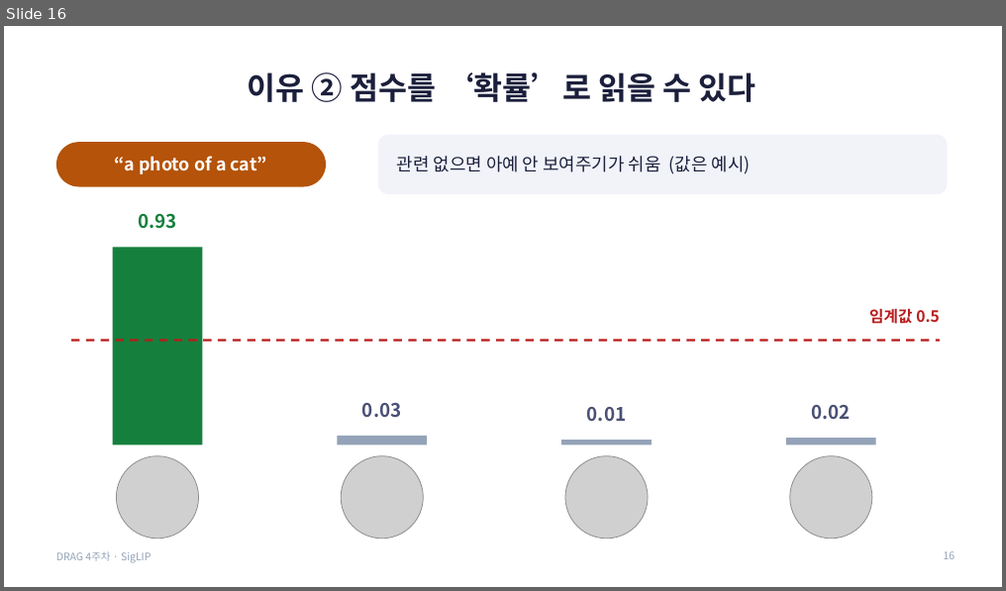
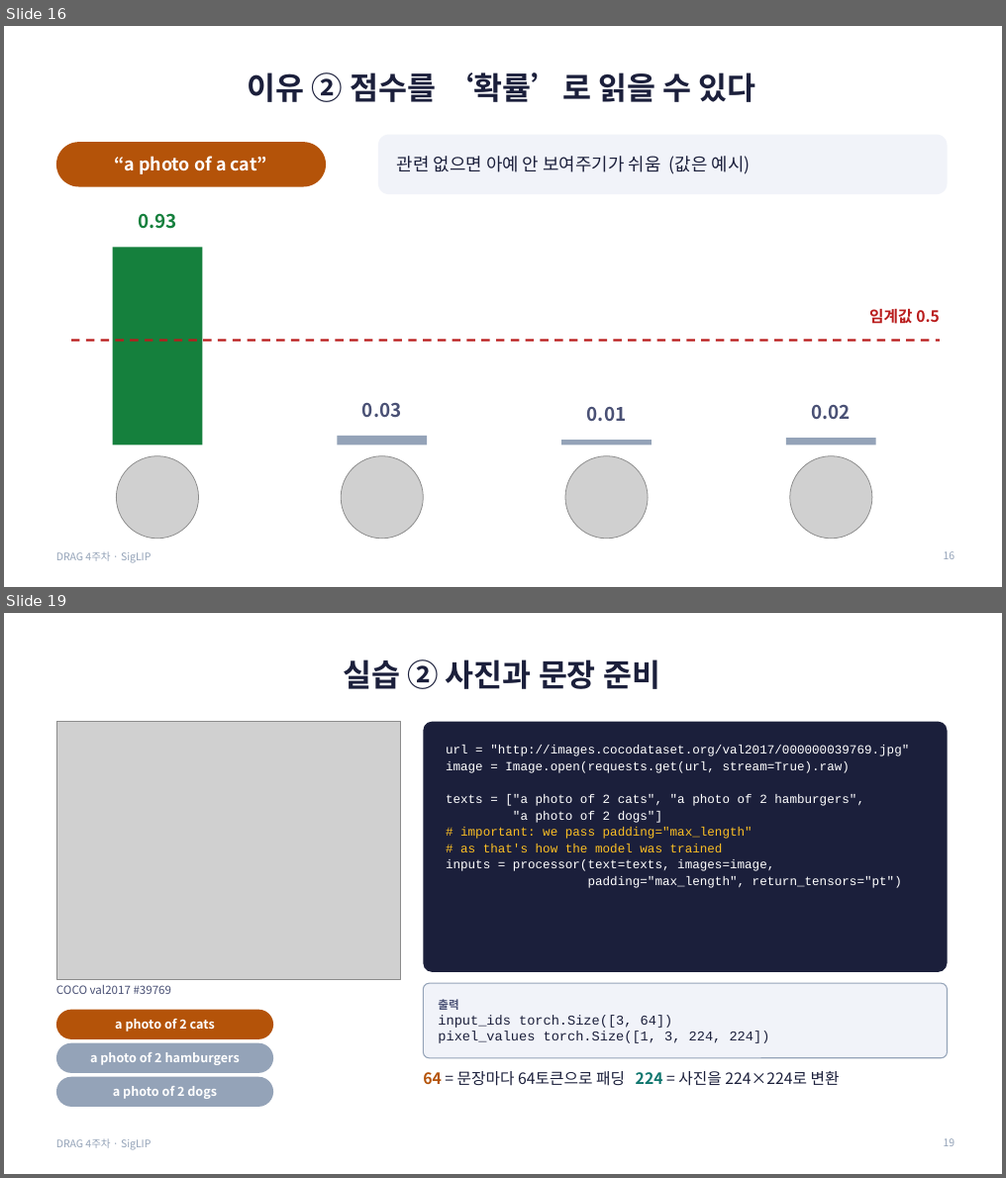
Before and after one commit to gaeun-k/DRAG, a slide deck: week4-siglip/김가은/SigLIP_4주차_발표.pptx. Shown one above the other, each under a label of ours: slide 16 before the commit, slides 16 and 19 after it; the slides between them are not shown. The pictures are 1006x591 and 1006x1178 pixels, drawn with LibreOffice and Linux fonts; fonts in the diff are those of the drawing; grey boxes stand for pictures. Boxes give left, top, right and bottom in pixels: in the first picture for what was removed or moved away, otherwise in the second. Text is boxed around its words. In the diff, an @@ line names an element or a change of style, - is before the commit and + after.

```diff
--- a/week4-siglip/김가은/SigLIP_4주차_발표.pptx
+++ b/week4-siglip/김가은/SigLIP_4주차_발표.pptx
@@ slide 19 added at (4, 613, 1002, 1174), background #FFFFFF; not listed: 1 template element that a slide beside it also shows @@
@@ title added at (343, 660, 660, 689), 30 pt, text #1B1F3B, bold @@
+실습 ② 사진과 문장 준비
@@ picture added at (56, 722, 401, 980) @@
@@ rounded rectangle added at (423, 722, 947, 972), fill #1B1F3B @@
@@ text added at (446, 745, 909, 888), 12 pt, text #FFFFFF @@
+url = "http://images.cocodataset.org/val2017/000000039769.jpg"
+image = Image.open(requests.get(url, stream=True).raw)
+texts = ["a photo of 2 cats", "a photo of 2 hamburgers",
+"a photo of 2 dogs"]
+# important: we pass padding="max_length"
+# as that's how the model was trained
+inputs = processor(text=texts, images=image,
+padding="max_length", return_tensors="pt")
@@ text added at (56, 985, 172, 994), 11 pt, text #4A5175 @@
+COCO val2017 #39769
@@ rounded rectangle added at (423, 983, 947, 1059), fill #F1F3F9, outline #94A3B8 1 pt @@
@@ rounded rectangle added at (56, 1010, 273, 1040), fill #B45309 @@
@@ text added at (115, 1018, 215, 1032), 12 pt, text #FFFFFF, bold @@
+a photo of 2 cats
@@ text added at (438, 999, 770, 1044), 13 pt, text #1B1F3B @@
+출력
+input_ids torch.Size([3, 64])
+pixel_values torch.Size([1, 3, 224, 224])
@@ rounded rectangle added at (56, 1044, 273, 1073), fill #94A3B8 @@
@@ text added at (90, 1053, 240, 1065), 12 pt, text #FFFFFF, bold @@
+a photo of 2 hamburgers
@@ rounded rectangle added at (56, 1077, 273, 1107), fill #94A3B8 @@
@@ text added at (113, 1086, 217, 1099), 12 pt, text #FFFFFF, bold @@
+a photo of 2 dogs
@@ text added at (423, 1071, 840, 1086), 15 pt, text #1B1F3B @@
+64 = 문장마다 64토큰으로 패딩 224 = 사진을 224×224로 변환
@@ page number added at (944, 1139, 955, 1147), 10 pt, text #94A3B8 @@
+19
```
Also in this commit, not shown: 2 slides changed, 4 other slides added, 6 slides removed, 1 other file.
